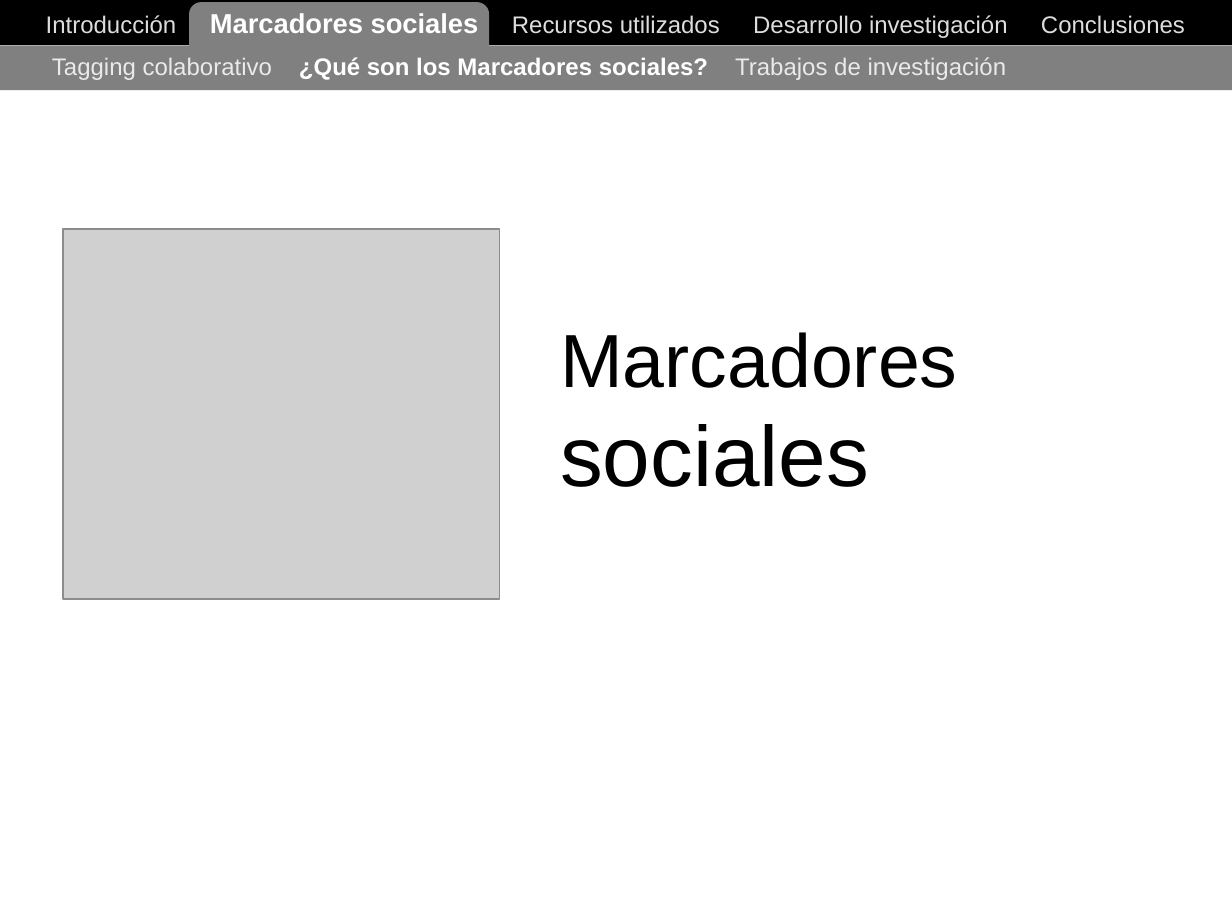
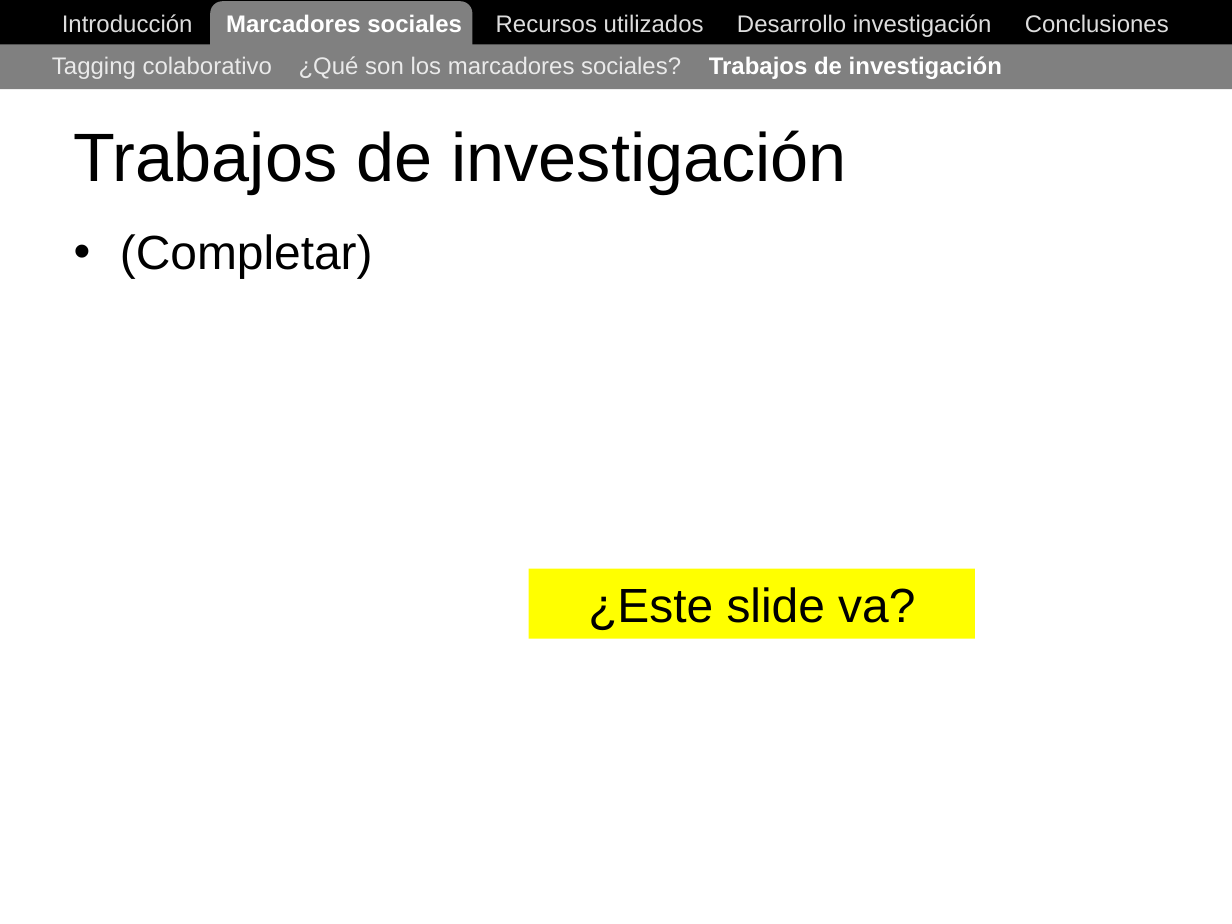
Before and after one commit to ak907kenai/nicotournetesis, a slide deck: slide 17 of docs_trunk/Nicolás Tourné - Presentación Tesis (v1).ppt (slide 7 before the commit). Drawn at 1232x924 pixels with LibreOffice and Linux fonts; fonts in the diff are those of the drawing; grey boxes stand for pictures. Boxes give left, top, right and bottom in pixels: in the first picture for what was removed or moved away, otherwise in the second. Text is boxed around its words. In the diff, an @@ line names an element or a change of style, - is before the commit and + after.

```diff
--- a/docs_trunk/Nicolás Tourné - Presentación Tesis (v1).ppt
+++ b/docs_trunk/Nicolás Tourné - Presentación Tesis (v1).ppt
@@ text "Introducción Marcadores sociales Recursos utilizados ..." at [62,14,1169,37]: size 16 to 14 pt in "Marcadores sociales" @@
@@ rounded rectangle: place and size @@
-rounded rectangle at [188,2,489,75]
+rounded rectangle at [211,1,473,74]
@@ text at [52,56,1002,79]: text changed @@
-Tagging colaborativo ¿Qué son los Marcadores sociales? Trabajos de investigación
+Tagging colaborativo ¿Qué son los marcadores sociales? Trabajos de investigación
@@ title added at [74,130,847,194], 40 pt, text #000000 @@
+Trabajos de investigación
@@ picture removed at [63,229,499,599] @@
@@ text added at [120,234,373,278], 28 pt, text #000000 @@
+• (Completar)
@@ title removed at [560,332,957,388] @@
-Marcadores
@@ text removed at [560,424,869,487] @@
-sociales
@@ rectangle added at [529,569,975,639], fill #FFFF00, 28 pt, text #000000 @@
+¿Este slide va?
```
Also in this commit, not shown: 5 other slides changed, 17 slides added, 2 other files.
